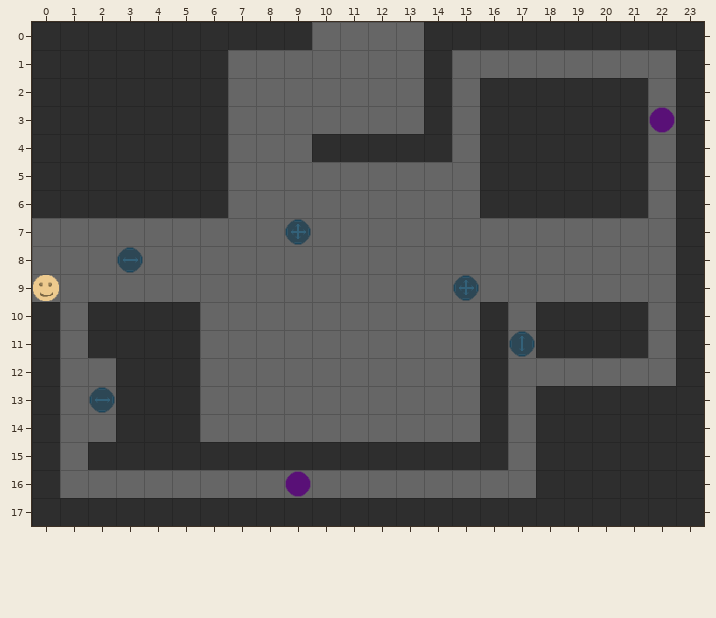
Tiled map: android/assets/maps/mapWN.tmx. The picture above is the old version.
Cells are 64x64 px. Shown: x 0..23, y 0..17.
New version:
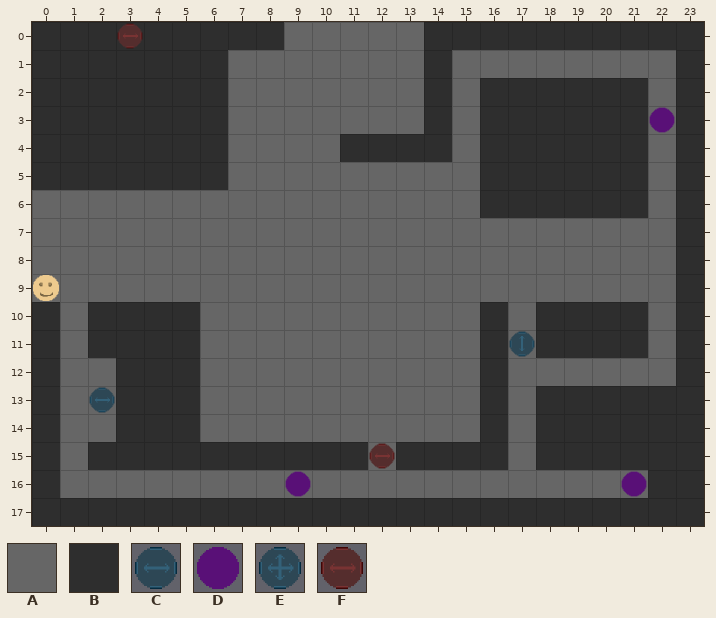
Key: from "tilset": A 0, B 1, C 3, D 5, E 7, F 11.
_ is an empty cell.
The exact change:
{"where": "layer \"bg\""}
{"y":0,"x":9,"old":"B","new":"A"}
{"y":4,"x":10,"old":"B","new":"A"}
{"y":6,"x":0,"old":"BBBBBBB","new":"AAAAAAA"}
{"y":15,"x":12,"old":"B","new":"A"}
{"y":16,"x":18,"old":"BBBB","new":"AAAA"}
{"where": "layer \"fg\""}
{"y":0,"x":3,"old":"_","new":"F"}
{"y":7,"x":9,"old":"E","new":"_"}
{"y":8,"x":3,"old":"C","new":"_"}
{"y":9,"x":15,"old":"E","new":"_"}
{"y":15,"x":12,"old":"_","new":"F"}
{"y":16,"x":21,"old":"_","new":"D"}
